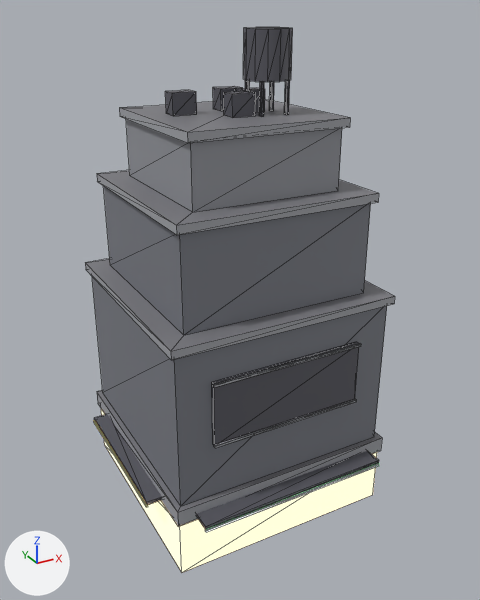
Renders of the glTF model assets/future/models/neon_city/s14_zig.glb from each side of a commit.
The view is the same before and after, from a camera (50 mm lens) standing at (-18.0, -34.0, 29.9) and looking at (0.1, -1.1, 13.4). The lights are fixed; the arrows at lower left show +X, +Y and +Z. The picture after the commit comes second. Mesh edges are drawn as thin lines. Vertices at exactly the same position are counted once.

Names of what the first picture shows: 's14_zig'.
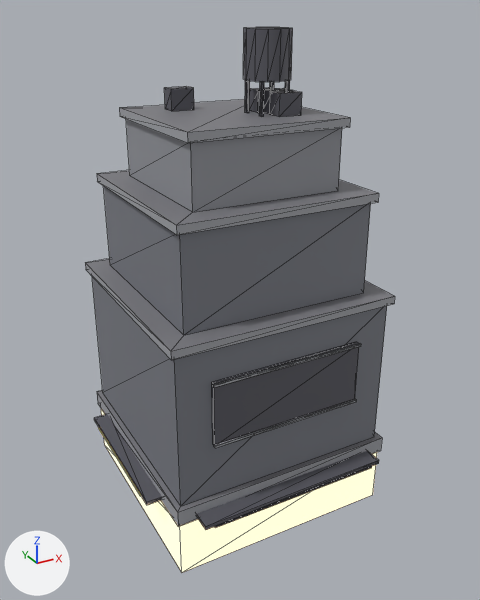
The change, as a list of edits to the scene's bpy script:
```text
Change me_s14_zig:
    used by ob_s14_zig; location = (0.0, 0.0, 0.0)
    remove me_s14_zig.from_pydata(...)  # 224 vertices, 324 faces; spans x -8.2..8.2, y -8.4..7.2, z 0.0..28.9
    add me_s14_zig.from_pydata(...)  # 216 vertices, 312 faces; spans x -8.1..8.1, y -8.3..7.2, z 0.0..28.9
    me_s14_zig part 1: a new loose piece, a box spanning x -5.445..5.445, y -8.335..-8.265, z 3.705..3.775, in mat_metal (dark grey #595961)
    me_s14_zig part 2: the loose piece of 8 vertices spanning x -3.3..-1.9, y 0.3..1.3, z 24.5..25.7 is moved by (0.7, 1.7, 0.0)
    me_s14_zig part 3: the loose piece of 8 vertices spanning x 0.6..2.0, y -0.6..0.4, z 24.5..25.7 is moved by (1.2, -1.1, 0.0)
    me_s14_zig part 4: the loose piece of 8 vertices spanning x -0.8..0.6, y -1.8..-0.8, z 24.5..25.7 is moved by (2.1, 0.9, 0.0)
    me_s14_zig part 5: the loose piece of 8 vertices spanning x -0.2..1.2, y 0.7..1.7, z 24.5..25.7 is moved by (1.8, -3.4, 0.0)
    me_s14_zig part 6: a new loose piece, a box spanning x -8.135..-8.065, y -3.91..3.91, z 3.705..3.775, in mat_neon_a (orange #ffce76, glowing orange #ffce76)
    me_s14_zig part 7: the loose piece of 8 vertices spanning x -8.2..-8.0, y -4.9..4.9, z 3.7..3.8 is deleted
    me_s14_zig part 8: the loose piece of 8 vertices spanning x -6.0..6.0, y -8.4..-8.2, z 3.7..3.8 is deleted
    other edits to the shape of me_s14_zig do not show in these pictures
    remove me_s14_zig.materials.append(mat_neon_l)  # green #a0ffb3, glowing green #a0ffb3
```

What differs and where, as boxes (x1, y1, x2, y2) in the pictures (480 x 600 px; the box of a moved part takes in the faces that stretch with it):
part 1 of me_s14_zig, added
    after: (215, 466, 372, 528)
part 2 of me_s14_zig, moved or reshaped
    before: (165, 90, 197, 116)
    after: (164, 86, 194, 111)
part 3 of me_s14_zig, moved or reshaped
    before: (235, 88, 265, 112)
    after: (264, 88, 285, 114)
part 4 of me_s14_zig, moved or reshaped
    before: (224, 91, 256, 118)
    after: (249, 88, 276, 113)
part 5 of me_s14_zig, moved or reshaped
    before: (213, 86, 242, 111)
    after: (270, 90, 302, 117)
part 6 of me_s14_zig, added
    after: (98, 428, 141, 496)
part 7 of me_s14_zig, deleted
    before: (94, 420, 148, 507)
part 8 of me_s14_zig, deleted
    before: (205, 464, 379, 532)
